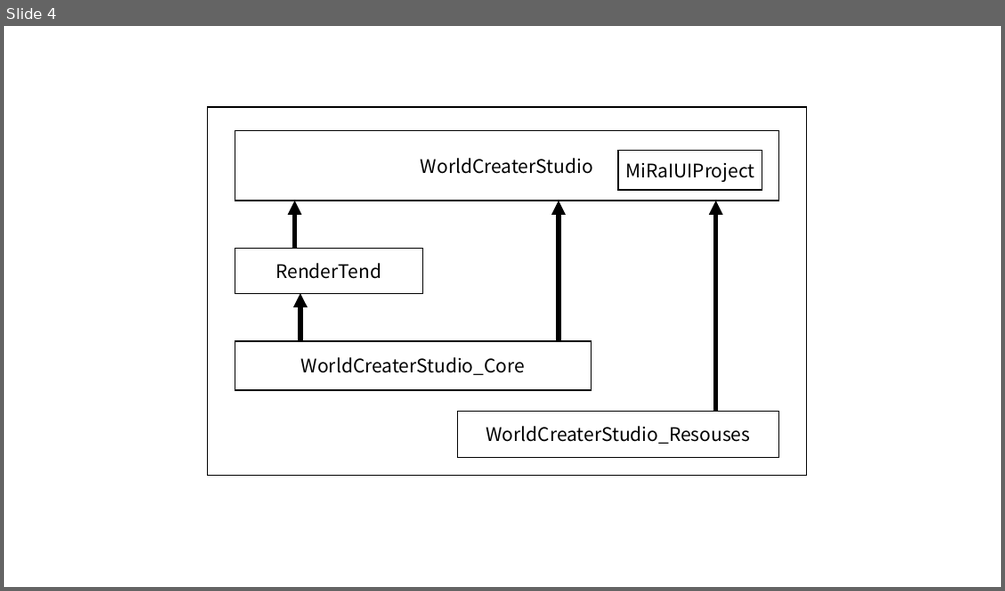
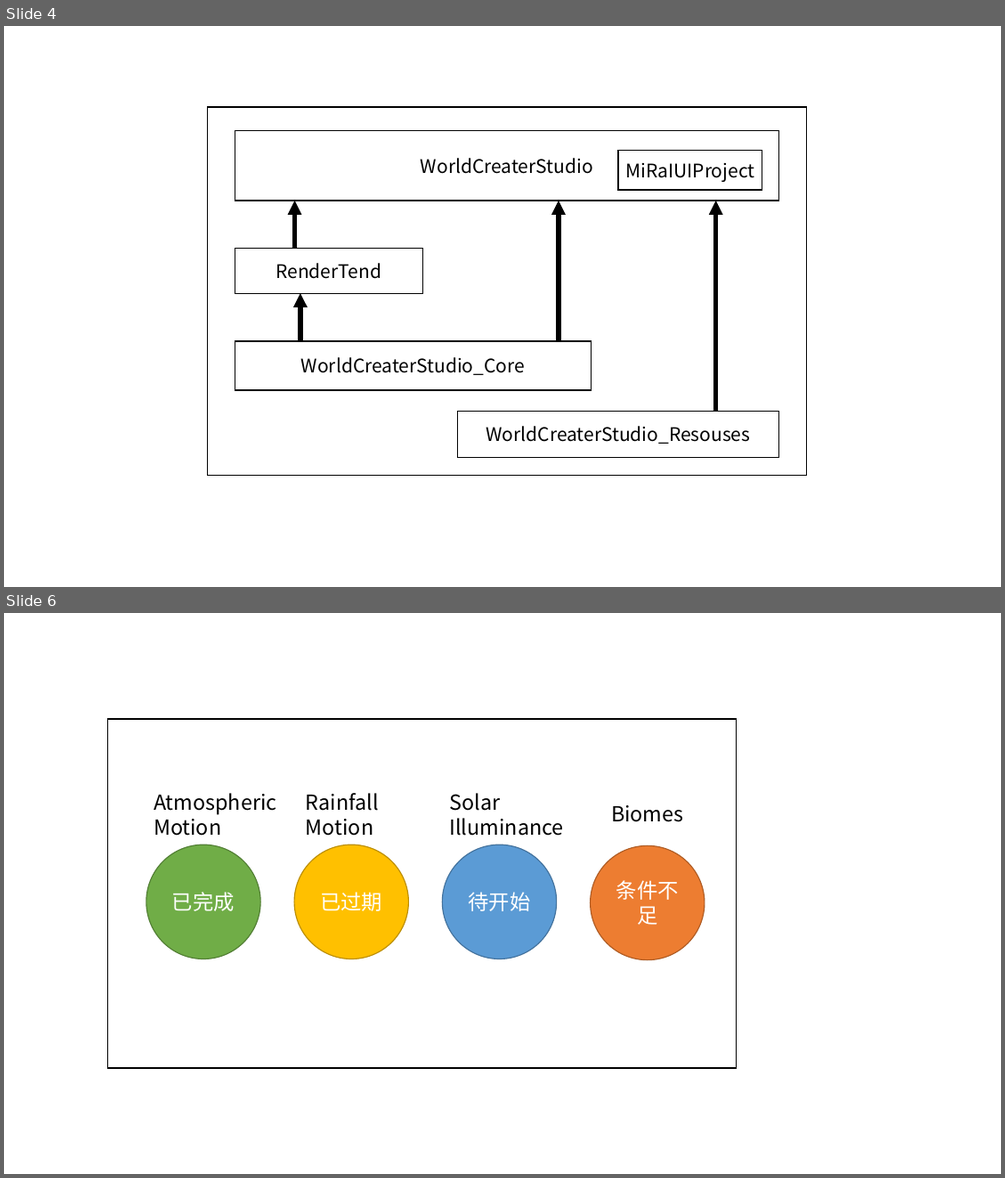
Before and after one commit to ijrys/WorldCreater, a slide deck: Docs/design.pptx. Shown one above the other, each under a label of ours: slide 4 before the commit, slides 4 and 6 after it; the slides between them are not shown. The pictures are 1005x591 and 1005x1178 pixels, drawn with LibreOffice and Linux fonts; fonts in the diff are those of the drawing. Boxes give left, top, right and bottom in pixels: in the first picture for what was removed or moved away, otherwise in the second. Text is boxed around its words. In the diff, an @@ line names an element or a change of style, - is before the commit and + after.

```diff
--- a/Docs/design.pptx
+++ b/Docs/design.pptx
@@ slide 6 added at (4,613,1001,1174), background #FFFFFF @@
@@ rectangle added at (108,719,736,1069), outline #000000 1 pt @@
@@ text added at (154,793,276,835), 20 pt, text #000000 @@
+Atmospheric
+Motion
@@ text added at (306,793,379,835), 20 pt, text #000000 @@
+Rainfall
+Motion
@@ text added at (449,793,563,835), 20 pt, text #000000 @@
+Solar
+Illuminance
@@ text added at (611,805,683,822), 20 pt, text #000000 @@
+Biomes
@@ ellipse added at (146,844,260,959), fill #70AD47, outline #538035 1 pt, 20 pt, text #FFFFFF @@
+已完成
@@ ellipse added at (294,844,409,959), fill #FFC000, outline #BD8E00 1 pt, 20 pt, text #FFFFFF @@
+已过期
@@ ellipse added at (442,844,557,959), fill #5B9BD5, outline #43739E 1 pt, 20 pt, text #FFFFFF @@
+待开始
@@ ellipse added at (591,845,704,960), fill #ED7D31, outline #AF5C24 1 pt, 20 pt, text #FFFFFF @@
+条件不足
```
Also in this commit, not shown: 5 other slides added, 27 other files.
